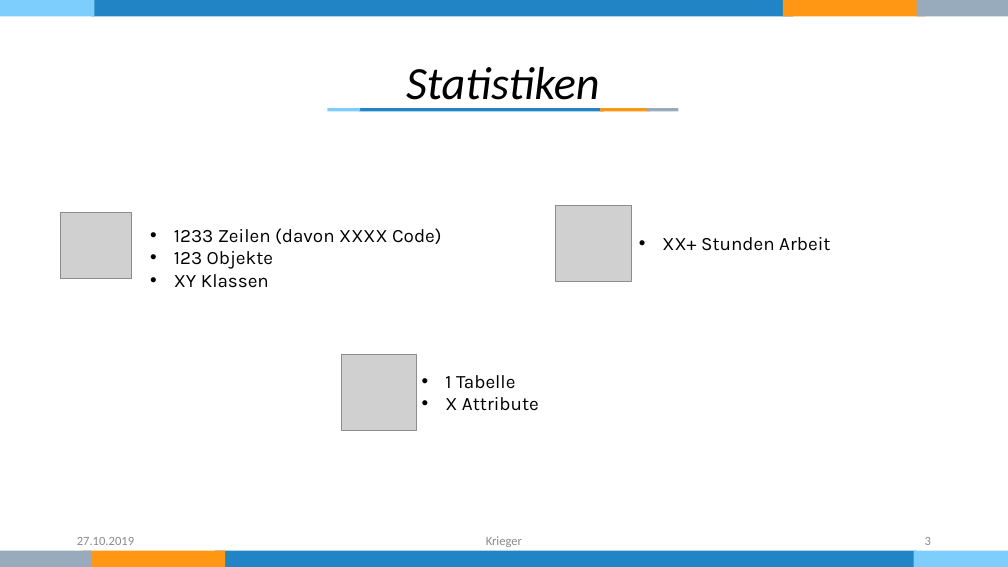
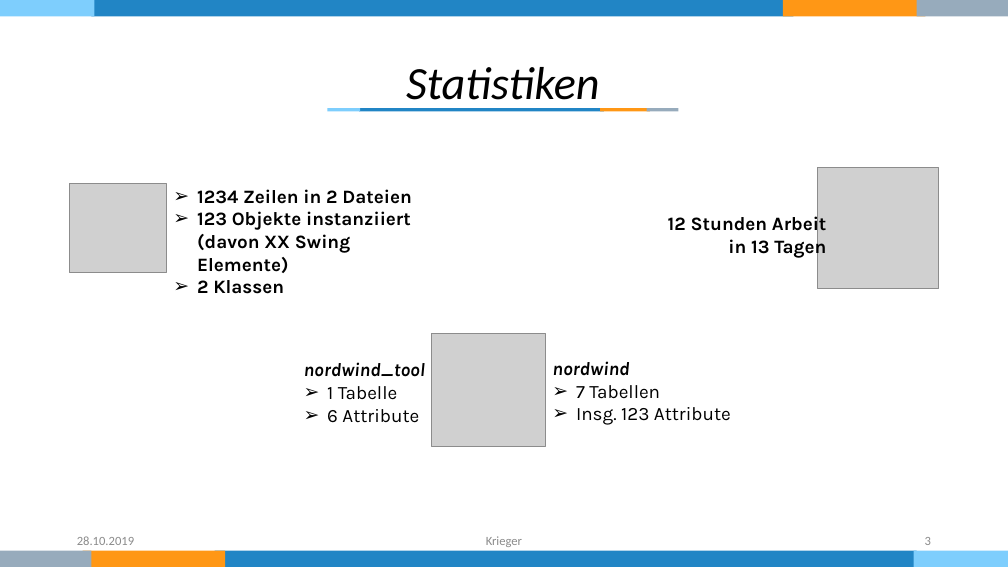
Before and after one commit to KriegersBlog/nordwind-tool, a slide deck: slide 3 of Dokumentation/Präsentation.pptx. Drawn at 1008x567 pixels with LibreOffice and Linux fonts; fonts in the diff are those of the drawing; grey boxes stand for pictures. Boxes give left, top, right and bottom in pixels: in the first picture for what was removed or moved away, otherwise in the second. Text is boxed around its words. In the diff, an @@ line names an element or a change of style, - is before the commit and + after.

```diff
--- a/Dokumentation/Präsentation.pptx
+++ b/Dokumentation/Präsentation.pptx
@@ picture: place and size @@
-picture at (556, 206, 631, 281)
+picture at (817, 168, 938, 289)
@@ picture: place and size @@
-picture at (60, 212, 132, 278)
+picture at (70, 184, 166, 273)
@@ text at (197, 189, 411, 294): text changed; bold on @@
-• 1233 Zeilen (davon XXXX Code)
-• 123 Objekte
-• XY Klassen
+➢ 1234 Zeilen in 2 Dateien
+➢ 123 Objekte instanziiert
+  (davon XX Swing Elemente)
+➢ 2 Klassen
@@ text at (668, 213, 826, 259): text changed; bold on @@
-• XX+ Stunden Arbeit
+12 Stunden Arbeit
+in 13 Tagen
@@ text "nordwind_tool": place and size @@
-text "nordwind_tool" at (445, 375, 539, 411)
+text "nordwind_tool" at (304, 362, 425, 423)
@@ picture: place and size @@
-picture at (341, 355, 417, 430)
+picture at (432, 333, 545, 447)
@@ text at (304, 362, 425, 377): paragraph added @@
+nordwind_tool
@@ text at (327, 386, 397, 400): bullet • to ➢ @@
@@ text added at (552, 361, 731, 425), 18 pt, text #000000 @@
+nordwind
+➢ 7 Tabellen
+➢ Insg. 123 Attribute
@@ text at (327, 409, 419, 423): text changed @@
-• X Attribute
+➢ 6 Attribute
@@ text at (77, 536, 134, 545): text changed @@
-27.10.2019
+28.10.2019
```
Also in this commit, not shown: 6 other slides changed, 1 slide added, 1 slide removed.
